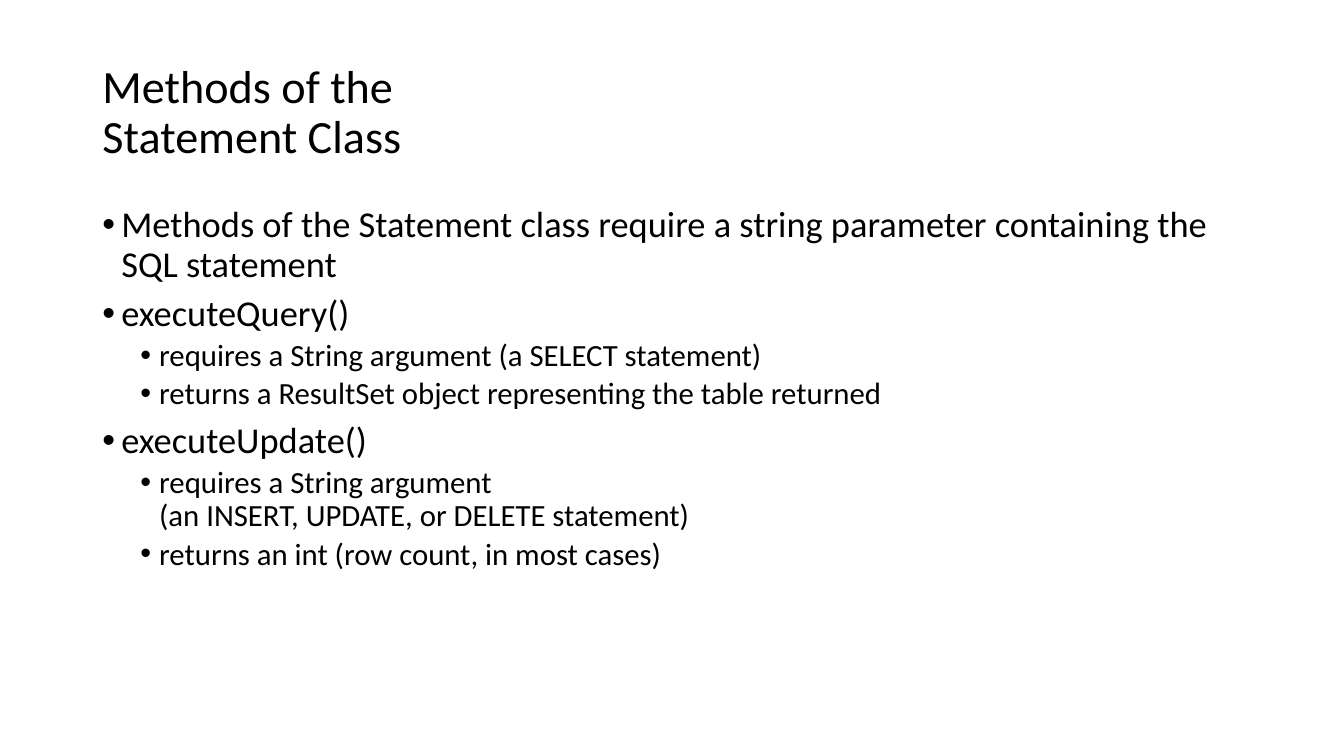
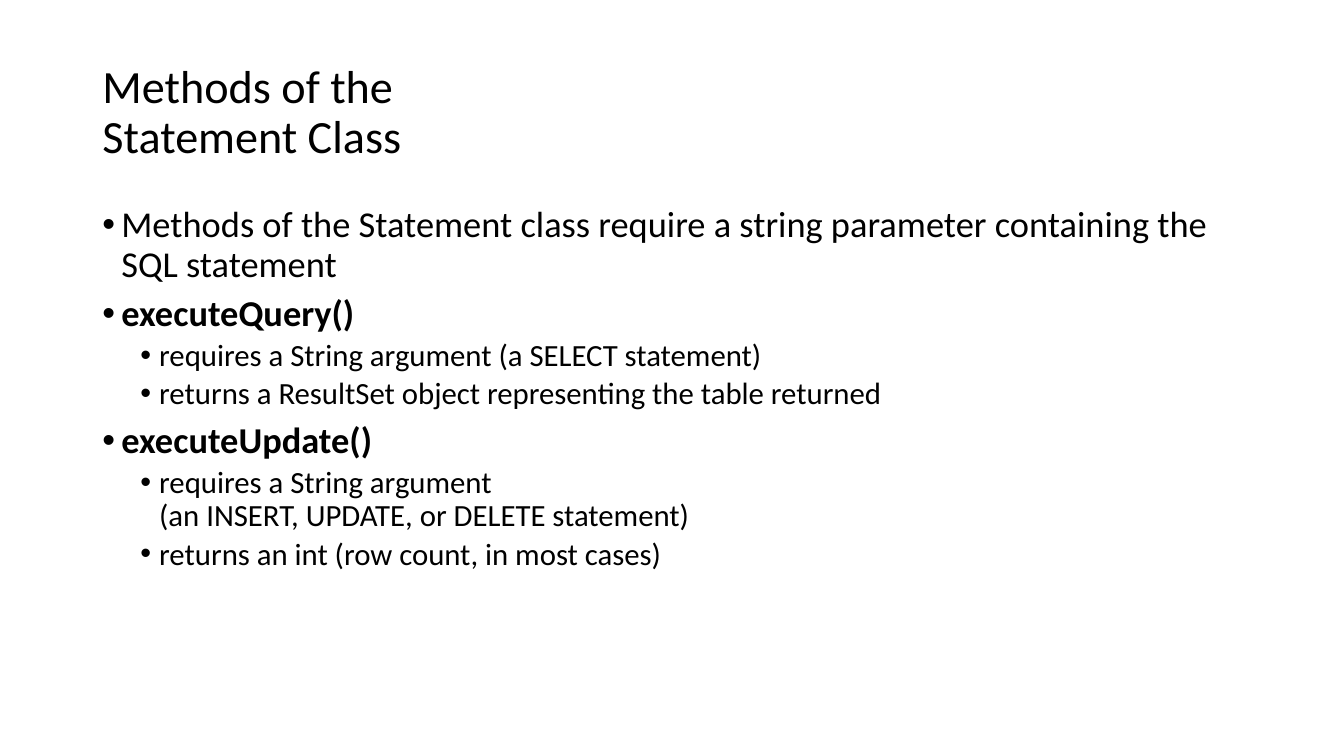
Before and after one commit to isp-cluj/fms-jdbc-demo, a slide deck: slide 10 of docs/Java - Working with databases using JDBC.pptx. Drawn at 1344x756 pixels with LibreOffice and Linux fonts; fonts in the diff are those of the drawing. Boxes give left, top, right and bottom in pixels: in the first picture for what was removed or moved away, otherwise in the second. Text is boxed around its words. In the diff, an @@ line names an element or a change of style, - is before the commit and + after.

```diff
--- a/docs/Java - Working with databases using JDBC.pptx
+++ b/docs/Java - Working with databases using JDBC.pptx
@@ text at (x1=121, y1=299, x2=372, y2=459): bold on in "executeQuery()", "executeUpdate()" @@
```
Also in this commit, not shown: 5 other slides changed, 1 other file.
